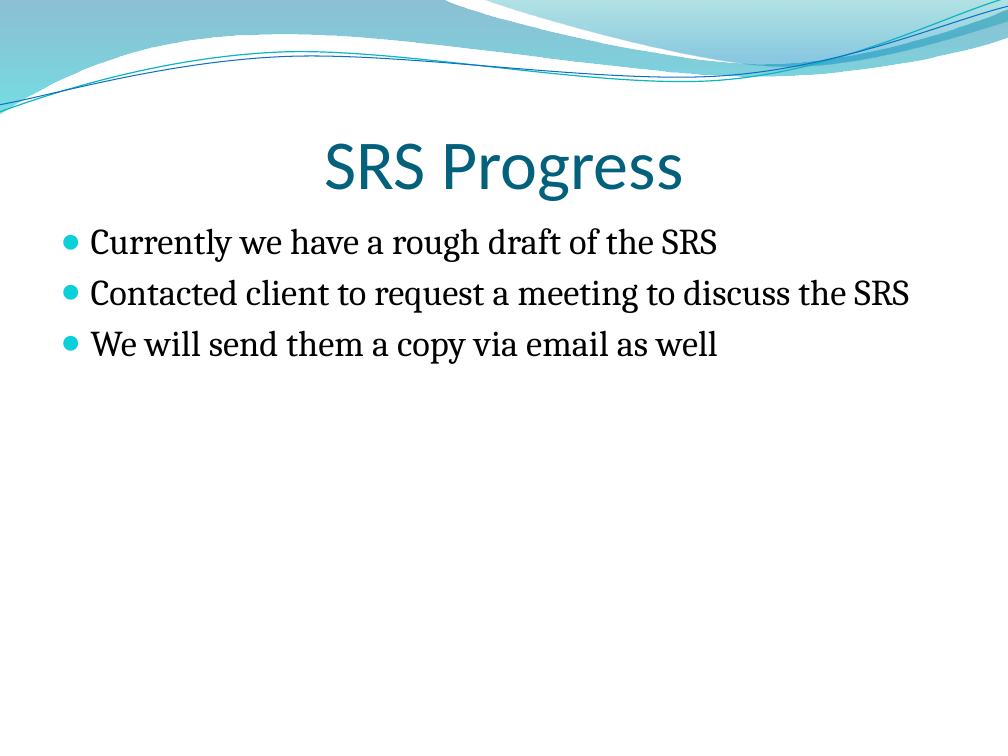
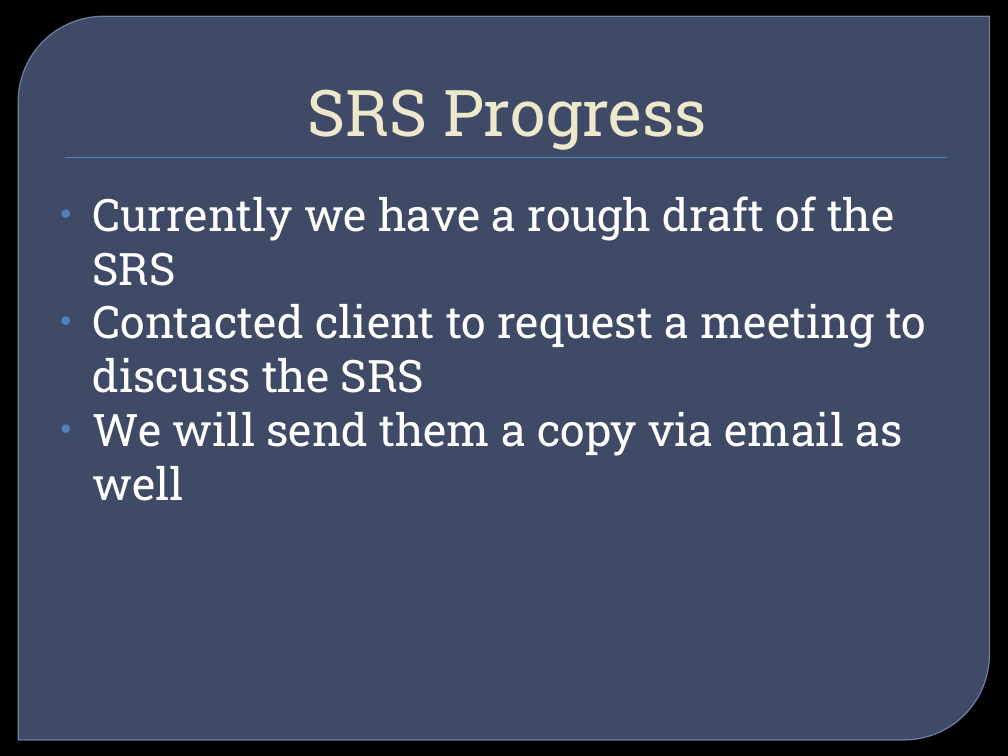
Before and after one commit to ameindygogirl/FishSeniorProject, a slide deck: slide 6 of Briefing2.pptx. Drawn at 1008x756 pixels with LibreOffice and Linux fonts; fonts in the diff are those of the drawing; background and template pictures are left out. Boxes give left, top, right and bottom in pixels: in the first picture for what was removed or moved away, otherwise in the second. Text is boxed around its words. In the diff, an @@ line names an element or a change of style, - is before the commit and + after.

```diff
--- a/Briefing2.pptx
+++ b/Briefing2.pptx
@@ freeform shape removed at (x1=0, y1=0, x2=1008, y2=114) @@
@@ freeform shape removed at (x1=0, y1=0, x2=1008, y2=117) @@
@@ freeform shape removed at (x1=0, y1=6, x2=1008, y2=112) @@
@@ round diag rect added at (x1=18, y1=16, x2=990, y2=740), fill #63759D at 65% opacity, outline #7989B3 0.87 pt @@
@@ title "SRS Progress" moved from (x1=324, y1=143, x2=683, y2=201) to (x1=307, y1=89, x2=706, y2=150) @@
@@ title "SRS Progress" at (x1=307, y1=89, x2=706, y2=150): size 50 to 46 pt, font Calibri to Roboto Slab, text colour #04617B to #EDE8CE; indent changed @@
@@ freeform shape removed at (x1=483, y1=0, x2=1008, y2=70) @@
@@ rectangle added at (x1=65, y1=157, x2=947, y2=158), fill #4F81BD @@
@@ text "Currently we have a rough ..." moved from (x1=91, y1=228, x2=909, y2=364) to (x1=93, y1=196, x2=926, y2=501) @@
@@ text "Currently we have a rough ..." at (x1=93, y1=196, x2=926, y2=501): size 26 to 32 pt, font Cambria to Roboto Slab, text colour #000000 to #FFFFFF; bullet ● to •; less space between paragraphs; bullet colour #0BD0D9 to #4F81BD @@
```
Also in this commit, not shown: 5 other slides changed, 1 other file.
